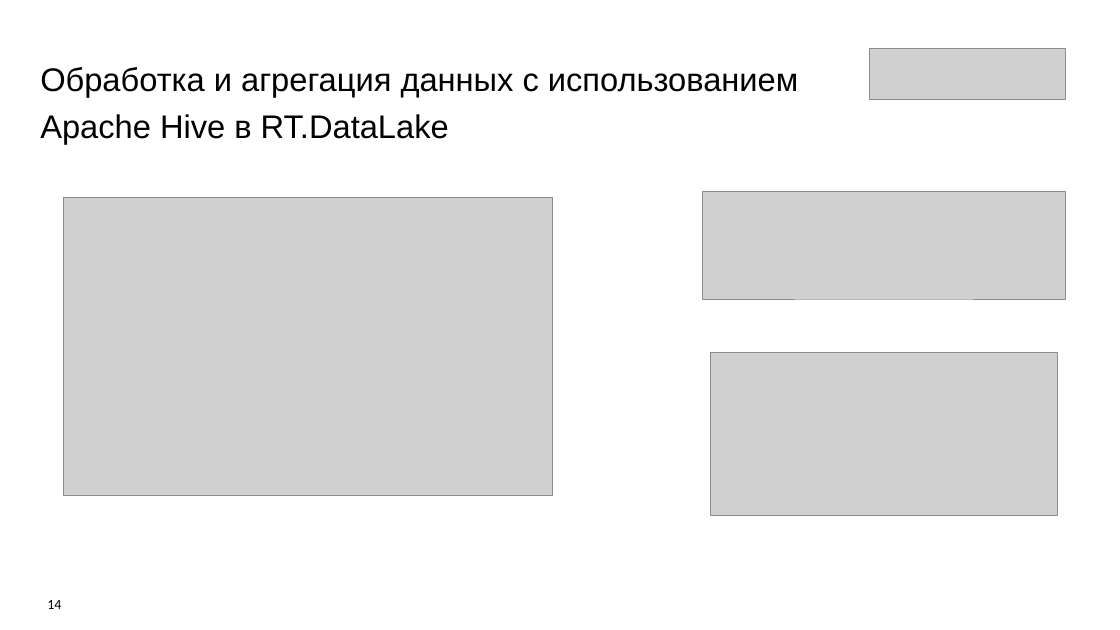
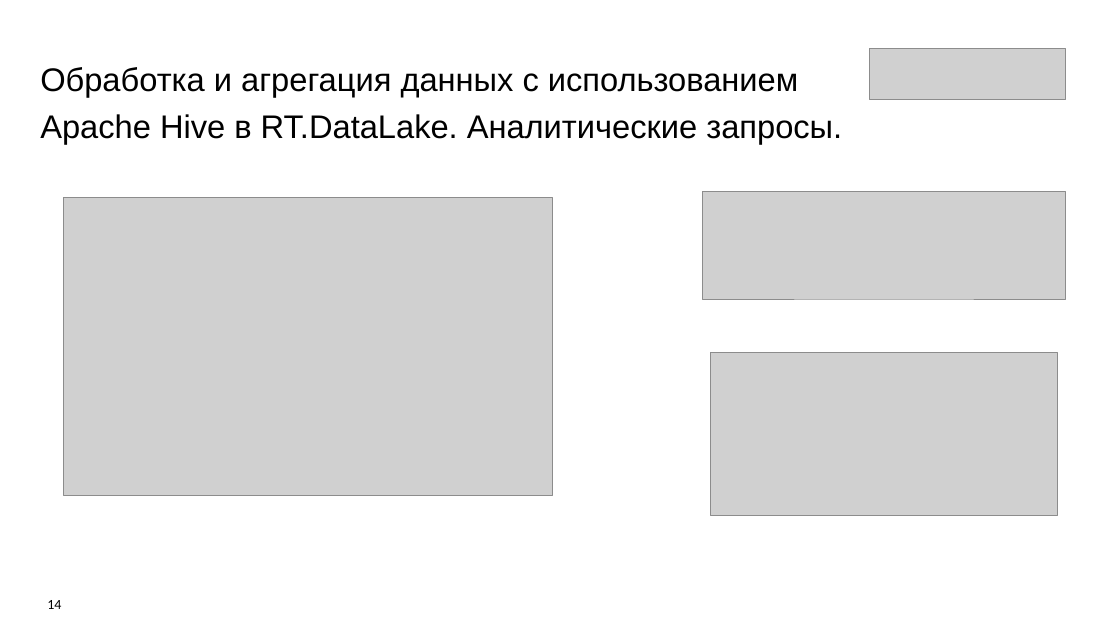
Before and after one commit to Olmeor/Data-engineer_Rostelecom_programming_school, a slide deck: slide 14 of Сertification/presentation.pptx. Drawn at 1120x630 pixels with LibreOffice and Linux fonts; fonts in the diff are those of the drawing; grey boxes stand for pictures. Boxes give left, top, right and bottom in pixels: in the first picture for what was removed or moved away, otherwise in the second. Text is boxed around its words. In the diff, an @@ line names an element or a change of style, - is before the commit and + after.

```diff
--- a/Сertification/presentation.pptx
+++ b/Сertification/presentation.pptx
@@ text at (40, 114, 842, 144): text changed @@
-Apache Hive в RT.DataLake
+Apache Hive в RT.DataLake. Аналитические запросы.
```
Also in this commit, not shown: 2 other slides changed, 2 other files.
